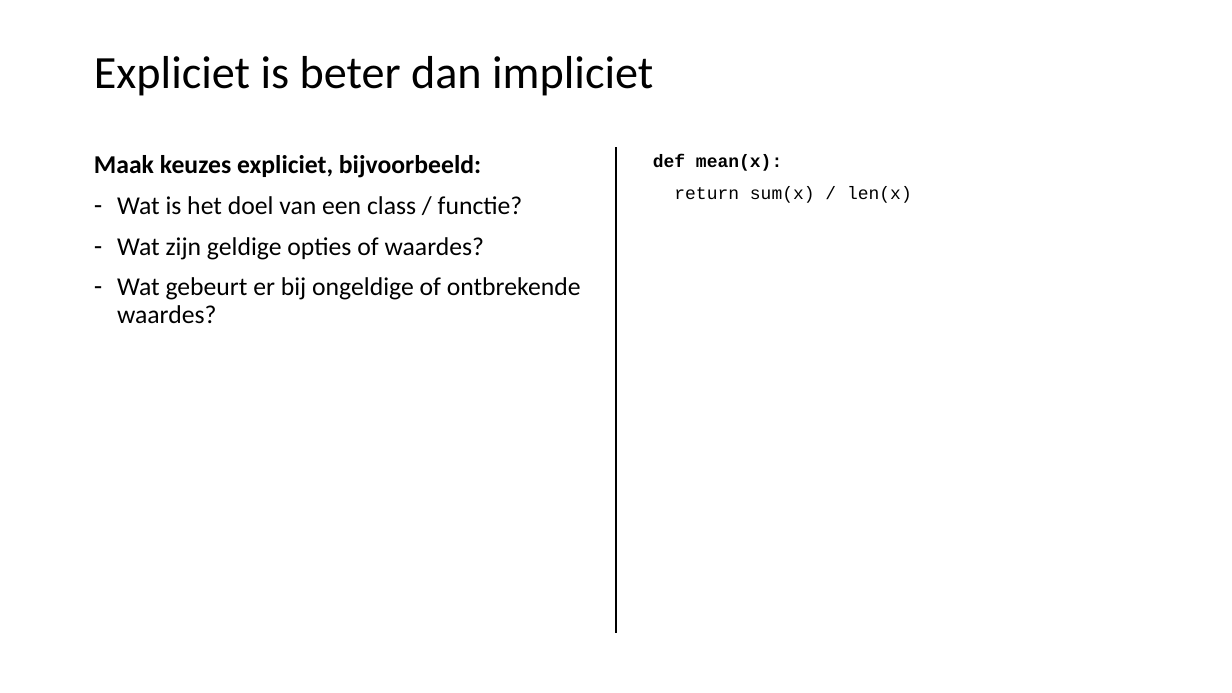
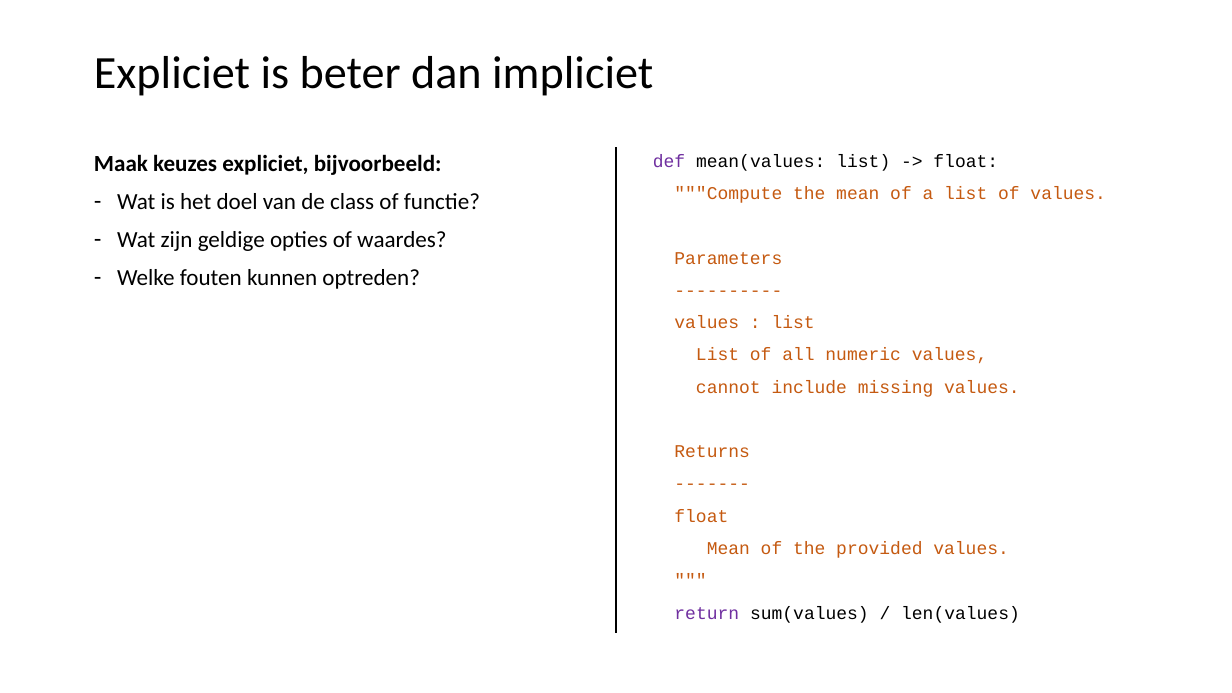
Before and after one commit to LFKoning/knowledge-sharing, a slide deck: slide 19 of python_course_4p/3_production_code/3_production_code.pptx (slide 21 before the commit). Drawn at 1232x693 pixels with LibreOffice and Linux fonts; fonts in the diff are those of the drawing. Boxes give left, top, right and bottom in pixels: in the first picture for what was removed or moved away, otherwise in the second. Text is boxed around its words. In the diff, an @@ line names an element or a change of style, - is before the commit and + after.

```diff
--- a/python_course_4p/3_production_code/3_production_code.pptx
+++ b/python_course_4p/3_production_code/3_production_code.pptx
@@ text at (94, 154, 446, 251): size 20 to 18 pt in "Maak keuzes expliciet, bijvoorbeeld:", "Wat zijn geldige opties of waardes?" @@
@@ text at (653, 154, 1106, 623): text changed; text colour #000000 to #C55A11 @@
-def mean(x):
-return sum(x) / len(x)
+def mean(values: list) -> float:
+"""Compute the mean of a list of values.
+Parameters
+----------
+values : list
+List of all numeric values,
+cannot include missing values.
+Returns
+-------
+float
+Mean of the provided values.
+"""
+return sum(values) / len(values)
@@ text at (117, 193, 480, 209): text changed; size 20 to 18 pt @@
-– Wat is het doel van een class / functie?
+– Wat is het doel van de class of functie?
@@ text at (117, 269, 420, 289): text changed; size 20 to 18 pt @@
-– Wat gebeurt er bij ongeldige of ontbrekende waardes?
+– Welke fouten kunnen optreden?
```
Also in this commit, not shown: 35 other slides changed, 3 slides added, 3 slides removed, 26 other files.
